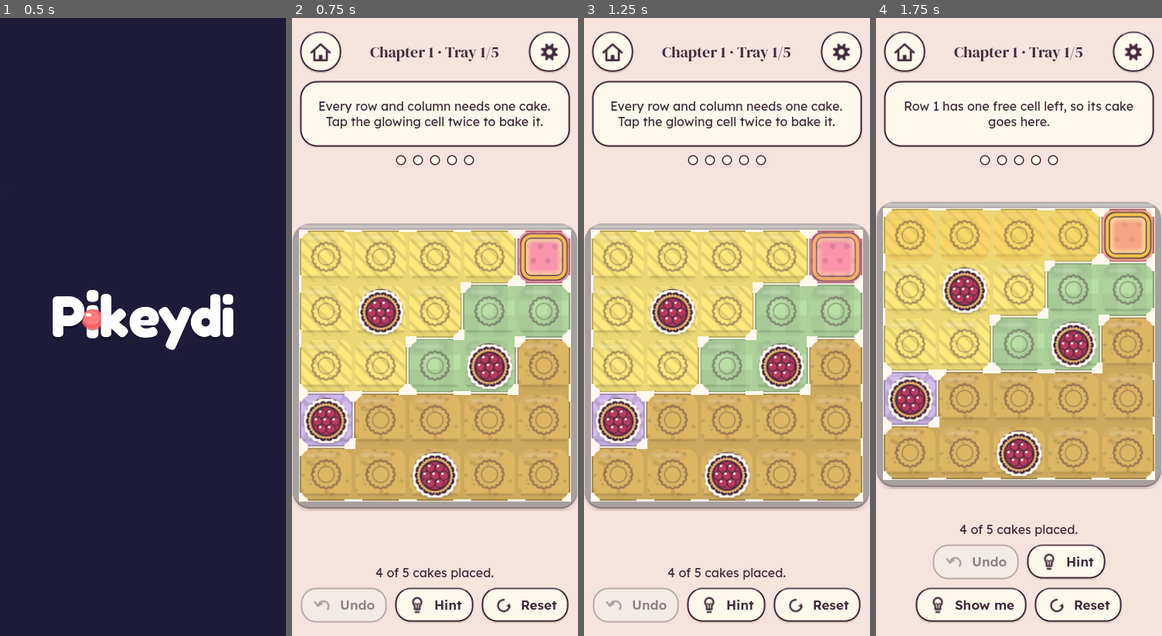
Above: before the commit, frames 1-4 (left to right).
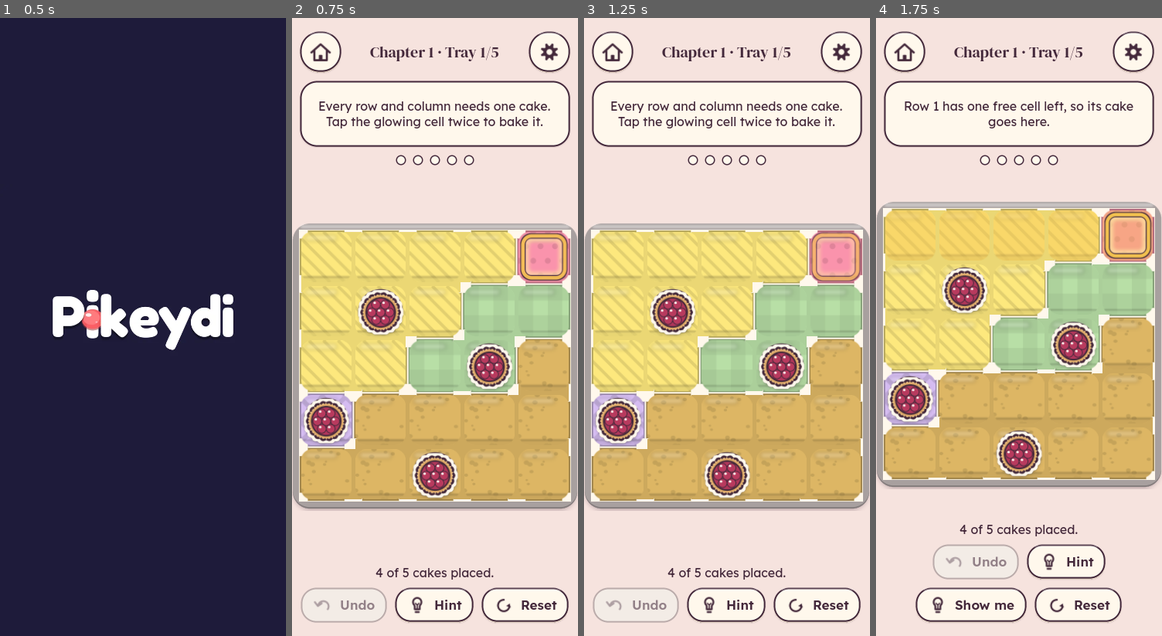
Above: after the commit, the same moments.

Repository: shaharFranses/tea-bakery
Game: Godot game, scene res://scenes/main.tscn
Two runs of this game, one before a commit and one after it. Both use one fixed random seed, a clock stepped at 60 frames per second and the inputs below.
Inputs (mouse positions are in pixels of both pictures, inside the frame that each line leads up to):
- Up to frame 1 (0.5 s): no input
- Up to frame 2 (0.75 s): click (320, 55) at 0.5 s
- Up to frame 3 (1.25 s): no input
- Up to frame 4 (1.75 s): click "Hint" at 1.25 s

Frame 1 is identical in both runs. In frame 2, 3.5% of the frame differs, in the area x 6-94%, y 36-77%; in frame 3, 3.5%; in frame 4, 3.5%.

Commit message:
Remove auto-molds completely
Placing a cake no longer marks the other cells in its row, column,
region and neighbours. Molds now appear only where the player sets them.
Removes the MOLD_AUTO state, Cells.auto_molds/shown, the Settings
'Auto-molds' toggle, the auto_mold setting, the QA hook and its tests,
and records the change in SPEC v1.0.3.

Co-Authored-By: Claude Opus 5.5 <noreply@anthropic.com>
Claude-Session: https://claude.ai/code/session_01FBTEVTpj2p2wiFhh2sbyjr

Diff:
--- a/debug/tt_qa_game.gd
+++ b/debug/tt_qa_game.gd
@@ -2,7 +2,7 @@
 ## so none of these command strings / URL flags exist in release (checked by qa/release_audit.py + ci/release_flags_smoke.py).
 ##  H1  PKD_QA.dump().game schema           -> state(main)
 ##  H2  PKD_QA.show("board:<id>" | "gen:N,seed" | "solve_next" | "solve" | "home" | "daily:YYYY-MM-DD" | "tap:r,c" | "clear" | "new")
-##      + "rclick:r,c" (desktop mold toggle) | "tap_order:mold_first|cake_first" | "auto_mold:0|1" (Settings, persisted)
+##      + "rclick:r,c" (desktop mold toggle) | "tap_order:mold_first|cake_first" (Settings, persisted)
 ##  H3  ?qa=1&date=YYYY-MM-DD (local-date override) &session_offset_s=N (session clock offset)
 ##  BR-2 PKD_QA.set_date("YYYY-MM-DD"[ "THH:MM"]) runtime local date via main.check_day() (real rollover path);
 ##       PKD_QA.retry_daily() second completion attempt on today's daily -> rejected, streak unchanged (V8)
@@ -80,7 +80,6 @@
 		"tutorial": main.puzzle.get("tutorial", false), "regions": Array(main.puzzle.regions), "cells": cells,
 		"cakes": main.cakes().map(func(p): return [p.x, p.y]),
 		"molds": range(main.n * main.n).filter(func(i): return b.cells[i] == Cells.MOLD).map(func(i): return [i / main.n, i % main.n]),
-		"molds_auto": range(main.n * main.n).filter(func(i): return b.shown(i) == Cells.MOLD_AUTO).map(func(i): return [i / main.n, i % main.n]),
 		"settings": main.settings.to_dict(), "analytics": Analytics.ring, "analytics_sink": Analytics.sink,
 		"conflicts": b.conflict_cells.keys().map(func(p): return [p.x, p.y]), "solved": main.won, "won": main.won, "moves": main.moves,
 		"undo_len": main.history.size(), "undo_hash": str(hash(main.history.back())) if not main.history.is_empty() else "", "board_rect": [(gp.x + br.position.x) * _css(main), (gp.y + br.position.y) * _css(main), br.size.x * _css(main), br.size.y * _css(main)],
@@ -155,7 +154,6 @@
 		var q := cmd.substr(7).split(",")
 		if q.size() == 2: main.right_click_cell(q[0].to_int(), q[1].to_int())
 	elif cmd.begins_with("tap_order:"): main.set_tap_order(cmd.substr(10))
-	elif cmd.begins_with("auto_mold:"): main.set_auto_mold(cmd.substr(10) == "1")
 	elif cmd.begins_with("tap:"):
 		var p := cmd.substr(4).split(",")
 		if p.size() == 2: main.tap_cell(p[0].to_int(), p[1].to_int())
--- a/game/cells.gd
+++ b/game/cells.gd
@@ -1,24 +1,18 @@
-## Cell states and the tap cycle (SPEC v1.0 D-12, D-13, TT-AC-06, TT-AC-22). Pure logic.
-## States: EMPTY, MOLD (player's empty cake mold = the note mark), CAKE; MOLD_AUTO is DERIVED (auto-mold): an EMPTY cell in
-## a cake's row, column, color region or 8-neighbourhood while Settings "Auto-molds" is on. It is never stored, so removing
-## a cake removes only its own auto-molds and a player MOLD is never downgraded. Molds are notes: never validated, never
-## block a cake. Dump values: empty / mold / mold_auto / cake.
+## Cell states and the tap cycle (SPEC v1.0 D-12, TT-AC-06). Pure logic.
+## States: EMPTY, MOLD (player's empty cake mold = the note mark), CAKE. Molds are placed only by the player (no
+## auto-molds): they are notes, never validated, never block a cake. Dump values: empty / mold / cake.
 extends RefCounted
-
-const Grader = preload("res://game/grader.gd")
 
 const EMPTY := 0
 const MOLD := 1
 const CAKE := 2
-const MOLD_AUTO := 3          # display/dump only
-const NAMES := ["empty", "mold", "cake", "mold_auto"]
+const NAMES := ["empty", "mold", "cake"]
 
 const ORDER_MOLD_FIRST := "mold_first"   # default: empty -> mold -> cake -> empty
 const ORDER_CAKE_FIRST := "cake_first"   # Settings "Tap order: cake first": empty -> cake -> mold -> empty
 
-## Next stored state for one tap. An auto-mold cell is stored EMPTY, so it cycles like an empty cell.
+## Next stored state for one tap.
 static func next_state(state: int, order: String = ORDER_MOLD_FIRST) -> int:
-	if state == MOLD_AUTO: state = EMPTY
 	if order == ORDER_CAKE_FIRST:
 		return [CAKE, EMPTY, MOLD][state]    # EMPTY->CAKE, MOLD->EMPTY, CAKE->MOLD
 	return [MOLD, CAKE, EMPTY][state]        # EMPTY->MOLD, MOLD->CAKE, CAKE->EMPTY
@@ -27,17 +21,3 @@
 static func right_click(state: int) -> int:
 	if state == CAKE: return CAKE
 	return EMPTY if state == MOLD else MOLD
-
-## Cells shown as MOLD_AUTO for the stored `cells` (n*n), or {} when auto-molds are off.
-static func auto_molds(n: int, regions: PackedInt32Array, cells: PackedInt32Array, on: bool = true) -> Dictionary:
-	var out := {}
-	if not on: return out
-	for i in n * n:
-		if cells[i] != CAKE: continue
-		for j in Grader.peers(n, regions, i):
-			if cells[j] == EMPTY: out[j] = true
-	return out
-
-## Display state of cell i (EMPTY/MOLD/CAKE/MOLD_AUTO).
-static func shown(i: int, cells: PackedInt32Array, auto: Dictionary) -> int:
-	return MOLD_AUTO if cells[i] == EMPTY and auto.has(i) else cells[i]
--- a/game/settings.gd
+++ b/game/settings.gd
@@ -1,19 +1,17 @@
-## Player settings saved under save["settings"] (SPEC v1.0 §12.2, D-12, D-13). Pure logic.
+## Player settings saved under save["settings"] (SPEC v1.0 §12.2, D-12). Pure logic.
 extends RefCounted
 
 const Cells = preload("res://game/cells.gd")
 
 var tap_order: String = Cells.ORDER_MOLD_FIRST
-var auto_mold := true          # D-13: ON by default
 var sound := true              # §9 Sound (TT-AC-32: persists)
 var music := true              # §9 Music (TT-AC-32: persists)
 
 func to_dict() -> Dictionary:
-	return {"tap_order": tap_order, "auto_mold": auto_mold, "sound": sound, "music": music}
+	return {"tap_order": tap_order, "sound": sound, "music": music}
 
 func from_dict(d: Dictionary) -> void:
 	var t := str(d.get("tap_order", Cells.ORDER_MOLD_FIRST))
 	tap_order = t if t in [Cells.ORDER_MOLD_FIRST, Cells.ORDER_CAKE_FIRST] else Cells.ORDER_MOLD_FIRST
-	auto_mold = bool(d.get("auto_mold", true))
 	sound = bool(d.get("sound", true))
 	music = bool(d.get("music", true))
--- a/scenes/board_view.gd
+++ b/scenes/board_view.gd
@@ -2,7 +2,7 @@
 ## (ui/theme/art_palette.gd, generated). Only @2x sprites are loaded; mipmaps downscale them (linear+mipmaps filter).
 ## Per-cell draw order (handoff P0): tile -> region seams/rims (code) -> under-layer (overlay_solved / overlay_conflict /
 ## overlay_conflict_unit / overlay_hint_unit / given_plate) -> cake (cake_berry, 1.0 x cell, +0.02 down) or mold
-## (0.70 x cell; auto-mold = same sprite at 0.5 alpha) -> over-layer (badge_conflict / badge_solved / hint target).
+## (0.70 x cell) -> over-layer (badge_conflict / badge_solved / hint target).
 ## Tray: 9-slice tray_frame (golden tray_frame_solved + SOLVED_TRAY_TINT when solved), grown 10 px (12 bottom).
 ## Berry v2 is the only cake wired in v1 (D-03); the other cake_*.png are recipe-card / post-v1 extras.
 ## Input: left click / tap -> cell_tapped; right-click -> cell_right_clicked (desktop mold toggle, D-12).
@@ -18,11 +18,9 @@
 const EMPTY := Cells.EMPTY
 const MOLD := Cells.MOLD
 const CAKE := Cells.CAKE
-const MOLD_AUTO := Cells.MOLD_AUTO
 const DIR := "res://assets/board/"
 const MOLD_SPRITE := DIR + "mold@2x.png"
 const CAKE_SPRITE := DIR + "cake_berry@2x.png"     # the v1 cake (berry v2)
-const AUTO_ALPHA := Pal.AUTO_MOLD_ALPHA            # <= 0.6 x the player mold (TT-AC-22)
 const TRAY_GROW := Vector4(10, 10, 10, 12)         # frame rect = board rect grown l/t/r/b (handoff P1)
 const SPRITES := ["mold", "cake_berry", "steam_puff", "overlay_conflict", "badge_conflict", "overlay_solved", "badge_solved",
 	"given_plate", "overlay_hint_unit", "overlay_hint_target", "overlay_conflict_unit"]
@@ -30,7 +28,6 @@
 var n := 5
 var regions := PackedInt32Array()
 var cells := PackedInt32Array()    # stored EMPTY / MOLD / CAKE per cell
-var auto := {}                     # cell index -> true: shown as MOLD_AUTO (game/cells.gd auto_molds)
 var conflict_cells := {}           # Vector2i -> true
 var conflict_units := {}           # cell index -> true: shared row/column/region of a conflict (D-10 unit tint)
 var givens := {}                   # cell index -> true: given cake, drawn on a plate
@@ -108,7 +105,7 @@
 func setup(size: int, reg: PackedInt32Array, given_cells: Array = []) -> void:
 	n = size; regions = reg
 	cells = PackedInt32Array(); cells.resize(n * n); cells.fill(EMPTY)
-	auto = {}; conflict_cells = {}; conflict_units = {}; hint_unit = {}; hint_target = {}; won = false
+	conflict_cells = {}; conflict_units = {}; hint_unit = {}; hint_target = {}; won = false
 	anim = {}; stop_bake()
 	givens = {}
 	for p in given_cells: givens[p.x * n + p.y] = true
@@ -130,7 +127,7 @@
 	return Vector2i(r, c)
 
 func shown(i: int) -> int:
-	return Cells.shown(i, cells, auto)
+	return cells[i]
 
 ## Mold draw size (px) for a cell pitch: MOLD_DRAW (0.70) x cell, so the visible tin is ~60% of the cell (§10).
 static func mold_side(pitch: float) -> float:
@@ -223,7 +220,6 @@
 				"cake_pop": sc = lerpf(0.0, 1.15, ak[1] / 0.7) if ak[1] < 0.7 else lerpf(1.15, 1.0, (ak[1] - 0.7) / 0.3)
 				"shake": ctr.x += 2.0 * sin(ak[1] * TAU * 2.0)
 		if st == MOLD: _sprite("mold", _centred(ctr, mold_side(cs) * sc), al)
-		elif st == MOLD_AUTO: _sprite("mold", _centred(ctr, mold_side(cs) * sc), AUTO_ALPHA * al)
 		elif st == EMPTY and not ak.is_empty() and ak[0] == "cake_out":
 			_sprite("cake_berry", _centred(ctr + Vector2(0, cs * 0.02), cake_side(cs) * (1.0 - ak[1])))
 		elif st == CAKE:
--- a/scenes/main.gd
+++ b/scenes/main.gd
@@ -106,7 +106,6 @@
 var home_btn: Button
 var settings_btn: Button
 var order_btn: Button
-var automold_btn: Button
 var music_btn: Button
 var progress_reset_modal: Control
 var settings_flow: HFlowContainer
@@ -451,7 +450,7 @@
 	var scv := VBoxContainer.new(); scv.mouse_filter = Control.MOUSE_FILTER_IGNORE; scp.add_child(scv)
 	card_title = _title("Baked!", "CardTitle", 32); card_title.custom_minimum_size.x = 200; scv.add_child(card_title)
 	card_time = _body("", "CardTime"); card_time.add_theme_font_size_override("font_size", 14); scv.add_child(card_time)
-	# settings (§9: Sound, Auto-molds, Tap order)
+	# settings (§9: Sound, Music, Tap order)
 	var s := _modal("SettingsModal"); settings_modal = s.root
 	s.col.add_child(_title("Settings", "SettingsTitle", 24))
 	settings_flow = HFlowContainer.new(); settings_flow.name = "SettingsToggles"
@@ -463,8 +462,6 @@
 	music_btn.toggled.connect(func(on): set_music(on))
 	order_btn = _toggle_button("TapOrder", "Cake first", settings_flow)
 	order_btn.toggled.connect(func(on): set_tap_order(Cells.ORDER_CAKE_FIRST if on else Cells.ORDER_MOLD_FIRST))
-	automold_btn = _toggle_button("AutoMolds", "Auto-molds", settings_flow)
-	automold_btn.toggled.connect(func(on): set_auto_mold(on))
 	var rp := _tool_button("ResetProgress", "Reset progress", "reset", "", s.col)
 	rp.pressed.connect(func(): progress_reset_modal.visible = true)
 	var sc := _tool_button("SettingsClose", "Close", "close", "PrimaryButton", s.col)
@@ -886,9 +883,6 @@
 func set_tap_order(order: String) -> void:
 	settings.tap_order = order; save_now("settings"); _sync_setting_buttons(); _refresh()
 
-func set_auto_mold(on: bool) -> void:
-	settings.auto_mold = on; save_now("settings"); _sync_setting_buttons(); _refresh()
-
 func set_sound(on: bool) -> void:
 	settings.sound = on; muted = not on; Sfx.set_user_muted(not on); save_now("settings"); _sync_setting_buttons()
 
@@ -912,8 +906,6 @@
 	if order_btn == null: return
 	var cf: bool = settings.tap_order == Cells.ORDER_CAKE_FIRST
 	order_btn.set_pressed_no_signal(cf); order_btn.icon = TtTheme.ui_tex("toggle_on" if cf else "toggle_off")
-	automold_btn.set_pressed_no_signal(settings.auto_mold)
-	automold_btn.icon = TtTheme.ui_tex("toggle_on" if settings.auto_mold else "toggle_off")
 	mute.set_pressed_no_signal(not muted); mute.icon = TtTheme.ui_tex("toggle_off" if muted else "toggle_on")
 	music_btn.set_pressed_no_signal(settings.music); music_btn.icon = TtTheme.ui_tex("toggle_on" if settings.music else "toggle_off")
 
@@ -944,7 +936,6 @@
 	board.set_conflicts(bad)
 	if bad.size() > before and chapter > 0 and mode == "chapter": progress.stats(chapter).conflicts_shown += 1
 	board.conflict_units = BoardView.units_of_conflicts(n, puzzle.regions, bad)
-	board.auto = Cells.auto_molds(n, puzzle.regions, board.cells, settings.auto_mold)
 	var was_won := won
 	won = Rules.is_solution(n, puzzle.regions, cs)
 	board.won = won
--- a/tests/test_art_integration.gd
+++ b/tests/test_art_integration.gd
@@ -9,8 +9,6 @@
 func test_mold_and_cake_draw_sizes() -> void:
 	assert_almost_eq(BoardView.mold_side(100.0), 70.0, 0.001, "mold drawn at 0.70 x cell")
 	assert_almost_eq(BoardView.cake_side(100.0), 100.0, 0.001, "cake drawn at 1.0 x cell")
-	assert_eq(BoardView.AUTO_ALPHA, 0.5, "auto-mold = same sprite at 0.5 alpha")
-	assert_true(BoardView.AUTO_ALPHA <= 0.6, "TT-AC-22")
 
 func test_only_berry_cake_and_2x_sprites() -> void:
 	assert_eq(BoardView.CAKE_SPRITE, "res://assets/board/cake_berry@2x.png")
--- a/tests/test_tap_order.gd
+++ b/tests/test_tap_order.gd
@@ -1,5 +1,5 @@
-## SPEC v1.0 D-12 / TT-AC-06 / TT-AC-22: mold-first tap cycle (default) and "cake first" setting, right-click mold toggle,
-## auto-molds derived (never stored), settings persisted in the save dict.
+## SPEC v1.0 D-12 / TT-AC-06: mold-first tap cycle (default) and "cake first" setting, right-click mold toggle,
+## no auto-molds (placing a cake never marks other cells), settings persisted in the save dict.
 extends GutTest
 const Cells = preload("res://game/cells.gd")
 const Settings = preload("res://game/settings.gd")
@@ -18,41 +18,28 @@
 func test_cake_first_order():
 	assert_eq(_cycle(Cells.ORDER_CAKE_FIRST), ["cake", "mold", "empty"])
 
-func test_auto_mold_cell_cycles_like_empty_and_cake_on_mold_allowed():
-	assert_eq(Cells.next_state(Cells.MOLD_AUTO, Cells.ORDER_MOLD_FIRST), Cells.MOLD)
-	assert_eq(Cells.next_state(Cells.MOLD_AUTO, Cells.ORDER_CAKE_FIRST), Cells.CAKE, "auto-mold never blocks a cake")
+func test_cake_on_mold_allowed():
 	assert_eq(Cells.next_state(Cells.MOLD, Cells.ORDER_MOLD_FIRST), Cells.CAKE, "cake on a mold cell")
 
 func test_right_click_toggles_mold_never_cake():
 	assert_eq(Cells.right_click(Cells.EMPTY), Cells.MOLD)
 	assert_eq(Cells.right_click(Cells.MOLD), Cells.EMPTY)
-	assert_eq(Cells.right_click(Cells.MOLD_AUTO), Cells.MOLD)
 	assert_eq(Cells.right_click(Cells.CAKE), Cells.CAKE)
 
-func test_auto_molds_derived_and_removed_with_their_cake():
-	var t := Gen.tutorial(); var n: int = t.n
-	var cells := PackedInt32Array(); cells.resize(n * n); cells.fill(Cells.EMPTY)
-	cells[0] = Cells.CAKE                      # A1
-	cells[2] = Cells.MOLD                      # player mold in row 1 stays a player mold
-	var a := Cells.auto_molds(n, t.regions, cells)
-	assert_true(a.has(1) and a.has(n) and a.has(n + 1), "row, column, diagonal neighbour")
-	assert_false(a.has(2), "player mold not downgraded")
-	assert_eq(Cells.shown(2, cells, a), Cells.MOLD)
-	assert_eq(Cells.auto_molds(n, t.regions, cells, false), {}, "setting OFF hides them")
-	cells[0] = Cells.EMPTY
-	assert_eq(Cells.auto_molds(n, t.regions, cells), {}, "removing the cake removes its auto-molds")
-	assert_eq(cells[2], Cells.MOLD)
+func test_no_auto_molds():
+	var src := FileAccess.get_file_as_string("res://game/cells.gd")
+	assert_false(src.contains("MOLD_AUTO") or src.contains("auto_molds"), "no derived auto-mold state")
+	assert_false("auto_mold" in Settings.new().to_dict(), "no Auto-molds setting")
 
 func test_settings_persist_both_orders():
 	for order in [Cells.ORDER_CAKE_FIRST, Cells.ORDER_MOLD_FIRST]:
-		var s = Settings.new(); s.tap_order = order; s.auto_mold = false
+		var s = Settings.new(); s.tap_order = order
 		var saved: Dictionary = JSON.parse_string(JSON.stringify({"settings": s.to_dict()}))   # through the save format
 		var r = Settings.new(); r.from_dict(saved.settings)
-		assert_eq(r.tap_order, order); assert_false(r.auto_mold)
+		assert_eq(r.tap_order, order)
 		assert_eq(Cells.NAMES[Cells.next_state(Cells.EMPTY, r.tap_order)], "cake" if order == Cells.ORDER_CAKE_FIRST else "mold")
 	var bad = Settings.new(); bad.from_dict({"tap_order": "x"})
 	assert_eq(bad.tap_order, Cells.ORDER_MOLD_FIRST, "unknown value -> default")
-	assert_true(bad.auto_mold, "auto-molds ON by default (D-13)")
 
 func test_analytics_noop_sink():
 	assert_eq(Analytics.sink, "noop")
--- a/ui/theme/art_palette.gd
+++ b/ui/theme/art_palette.gd
@@ -30,4 +30,3 @@
 const RIM_WIDTH := 0.06
 const MOLD_DRAW := 0.70
 const CAKE_DRAW := 1.0
-const AUTO_MOLD_ALPHA := 0.5
Not shown, changed: CONTROLS.md
Not shown, changed: spec/SPEC.md
